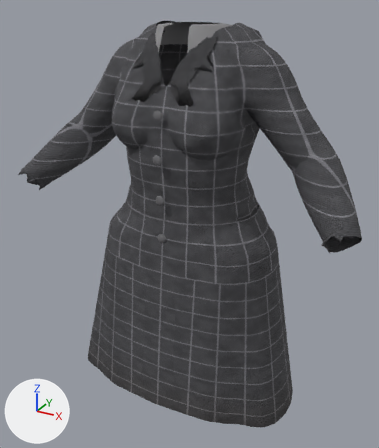
Before and after pictures for a commit that changed the glTF model game/assets/characters/cast/transient_guests_b/transient_guests_b__b_over.gltf.
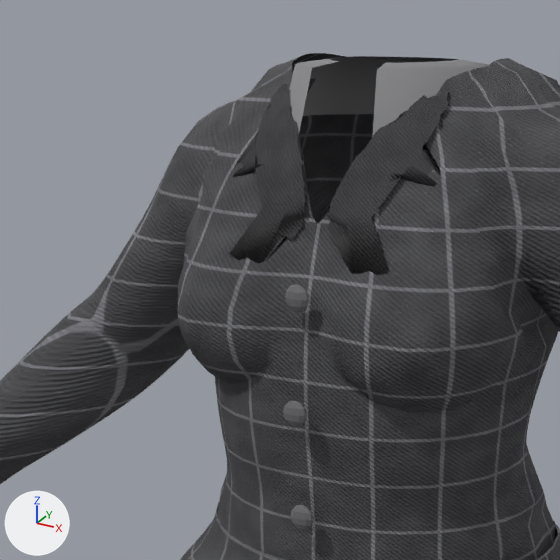
Each version is shown whole from a camera (50 mm lens) standing at (0.618, -1.167, 1.448) and looking at (0.001, -0.044, 0.887), then close up on the part from 11% to 69% of the width and 0% to 48% of the height. Every picture has the same lights, and +X, +Y and +Z are marked at lower left. The first two pictures are the older version.

Objects in the first close-up: 'CoatSkirt', 'CoatTop', 'Collar.001', 'Lapels', 'Trim_Buttons_1'.
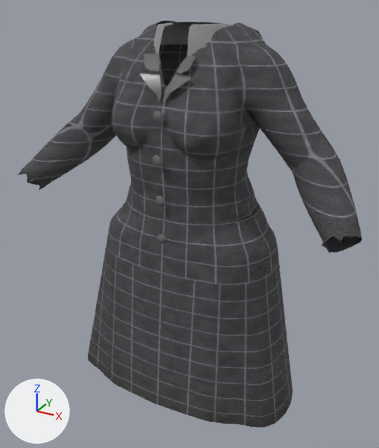
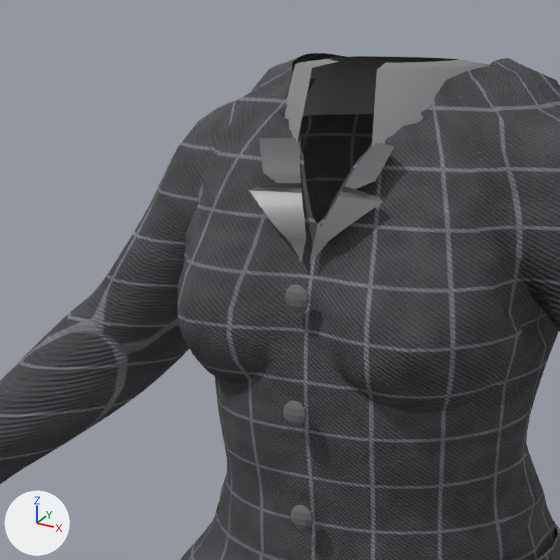
Pixel boxes (x1, y1, x2, y2) of what changed, in the close-ups (560 x 560 px):
```json
{"object": "Lapels", "change": "deleted", "before": [229, 84, 449, 275]}
{"object": "Trim_Revers_2", "change": "added", "after": [249, 138, 394, 263]}
```

Edits to the scene script, one JSON object a line:
```json
{"op": "add", "block": "img_cast_transient_guests_b_transient_guests_b_b_over_buttons_1_roughness", "code": ["img_cast_transient_guests_b_transient_guests_b_b_over_buttons_1_roughness = load_image('cast_transient_guests_b_transient_guests_b_b_over_buttons_1_roughness', '../adela_voss/cast_adela_voss_adela_voss_a_over_buttons_0_roughness.png', 16, 16, 'Non-Color')"]}
{"op": "add", "block": "img_cast_transient_guests_b_transient_guests_b_b_over_collar_normal", "code": ["img_cast_transient_guests_b_transient_guests_b_b_over_collar_normal = load_image('cast_transient_guests_b_transient_guests_b_b_over_collar_normal', '../adela_voss/cast_adela_voss_adela_voss_a_over_buttons_0_normal.png', 16, 16, 'Non-Color')"]}
{"op": "add", "block": "img_cast_transient_guests_b_transient_guests_b_b_over_revers_2_albedo", "code": ["img_cast_transient_guests_b_transient_guests_b_b_over_revers_2_albedo = load_image('cast_transient_guests_b_transient_guests_b_b_over_revers_2_albedo', 'cast_transient_guests_b_transient_guests_b_b_over_revers_2_albedo.png', 16, 16, 'sRGB')"]}
{"op": "add", "block": "mat_cast_transient_guests_b_transient_guests_b_b_over_revers_2", "code": ["mat_cast_transient_guests_b_transient_guests_b_b_over_revers_2 = bpy.data.materials.new('cast_transient_guests_b_transient_guests_b_b_over_revers_2')", "# uses the picture img_cast_transient_guests_b_transient_guests_b_b_over_buttons_1_roughness", "# uses the picture img_cast_transient_guests_b_transient_guests_b_b_over_collar_normal", "# uses the picture img_cast_transient_guests_b_transient_guests_b_b_over_revers_2_albedo"]}
{"op": "add", "block": "me_trim_003", "code": ["me_trim_003 = bpy.data.meshes.new('Trim.003')", "me_trim_003.from_pydata(...)  # 104 vertices, 100 faces; spans x -0.0669..0.0669, y -0.1711..-0.1158, z 1.2297..1.3247", "me_trim_003.materials.append(mat_cast_transient_guests_b_transient_guests_b_b_over_revers_2)"]}
{"op": "remove", "block": "ob_lapels", "code": ["ob_lapels = bpy.data.objects.new('Lapels', me_lapels)", "ob_lapels.location = (0.0, 0.0, 0.0)"]}
{"op": "add", "block": "ob_trim_revers_2", "code": ["ob_trim_revers_2 = bpy.data.objects.new('Trim_Revers_2', me_trim_003)", "ob_trim_revers_2.location = (0.0, 0.0, 0.0)"]}
```
